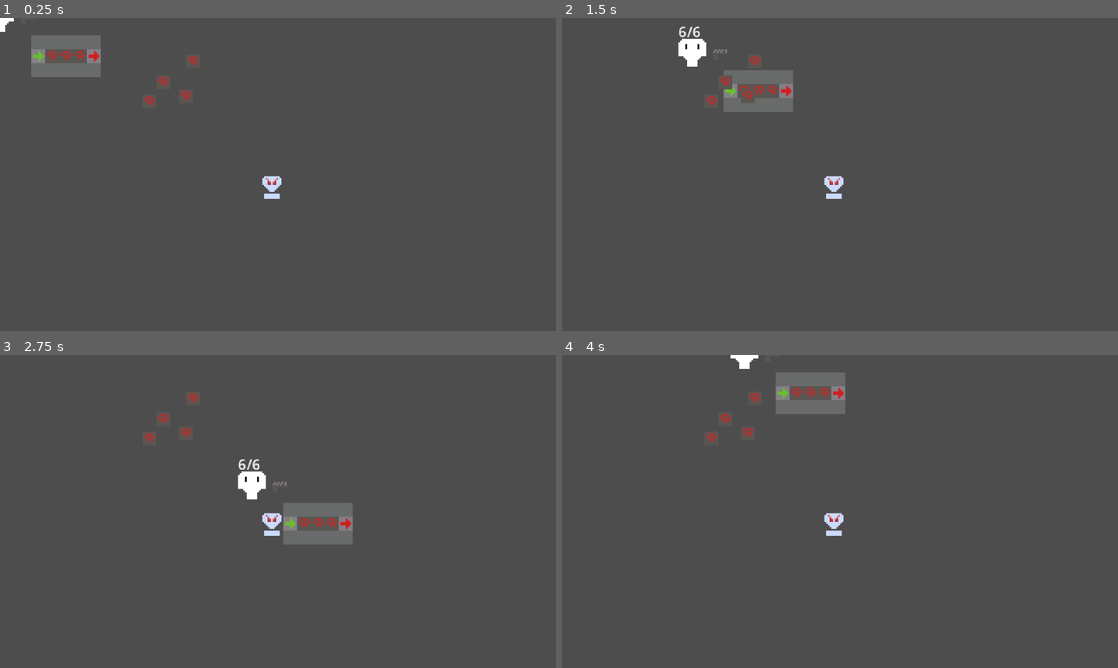
Above: before the commit, frames 1-4 (two rows, left to right).
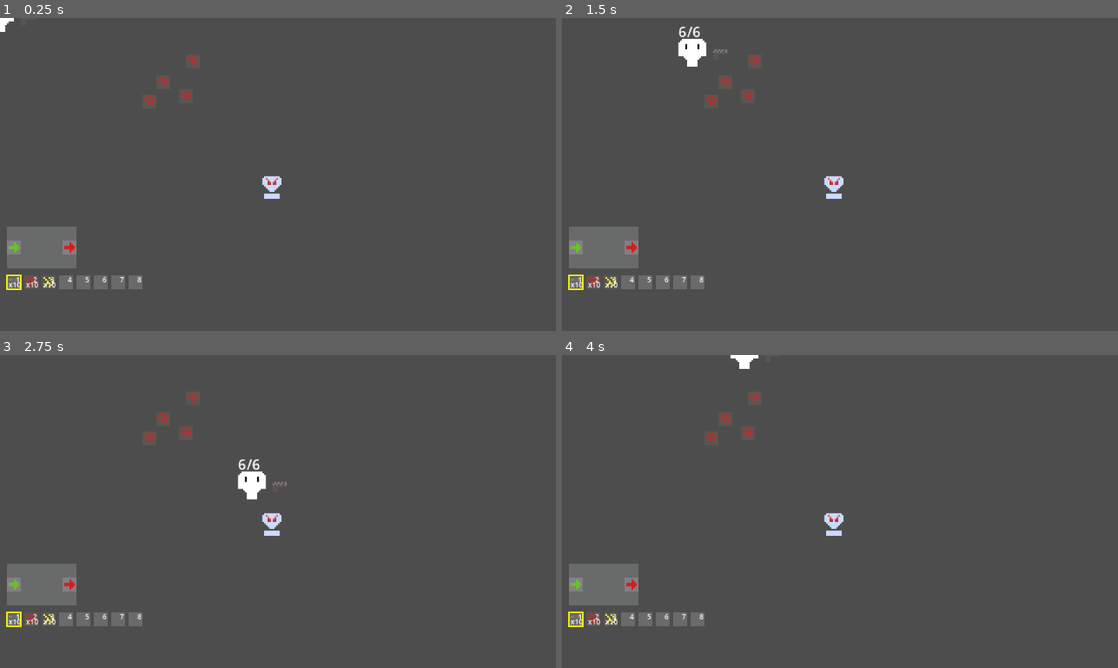
Above: after the commit, the same moments.

Repository: Kimbix/gun-factory-game
Game: Godot game, scene res://main.tscn
Same seed, same stepped clock (60 frames per second), same inputs: the game is played once before the commit and once after it.
Inputs (mouse positions are in pixels of both pictures, inside the frame that each line leads up to):
- Up to frame 1 (0.25 s): no input
- Up to frame 2 (1.5 s): tap Enter at 0.5 s; move the mouse to (962, 158) at 0.52 s; hold D (move_right) 0.53-1.28 s; tap 1 at 0.6 s; tap 2 at 0.8, 1.35 s; move the mouse to (728, 190) at 1.27 s; hold S (move_down) from 1.28 s (still down)
- Up to frame 3 (2.75 s): tap 3 at 1.55, 2.1 s; move the mouse to (333, 442) at 2.02 s; release S (move_down) at 2.03 s; hold D (move_right) from 2.03 s (still down); tap 4 at 2.3 s
- Up to frame 4 (4 s): move the mouse to (812, 574) at 2.77 s; release D (move_right) at 2.78 s; hold W (move_up) 2.78-3.53 s; tap 4 at 2.85 s; tap 5 at 3.05, 3.6 s; move the mouse to (1006, 558) at 3.52 s; hold A (move_left) from 3.53 s (still down); tap 6 at 3.8 s

The runs differ from the first frame. In frame 1, 3.9% of the frame differs, in the area x 1-26%, y 5-87%; in frame 2, 3.8%; in frame 3, 3.9%; in frame 4, 3.9%.

Commit message:
Factory editing: keyboard-driven grid editor, inventory HUD, rotation
- Edit mode (F2): arrow keys move cursor, 1-8 select slot
- R cycles preview rotation, Enter places, Backspace removes
- Ghost preview at cursor with dark semi-transparency and rotation
- Grid starts empty (only input/output ports), player builds from inventory
- Player starts with 10x conveyor, 10x damage, 10x speed
- Overlay moved to CanvasLayer (screen-fixed, bottom-left)
- Inventory slots shown with sprites, slot numbers (top-right),
  amount xN (bottom-right), font_size=4, gap=2px
- Fixed: Inventory init before Gun._ready(), no draw_set_modulate

Diff:
--- a/scripts/factory/grid_viewer.gd
+++ b/scripts/factory/grid_viewer.gd
@@ -6,6 +6,11 @@
 ## smooth between cells; `bind(grid)` after placement; `mark_dirty()` after layout changes.
 
 var grid: Grid
+var cursor_cell: Vector2i = Vector2i(-1, -1)
+var inventory: Inventory
+var selected_slot: int = 0
+var preview_rotation: int = 0
+var inventory_y: int = 28
 
 var _empty_sprite: Texture2D
 var _interp_t: float = 1.0
@@ -48,6 +53,45 @@
 			_draw_item(comp, _interp_t)
 	for entry in _port_cells:
 		_draw_sprite(entry[&"tex"], entry[&"cell"], entry[&"rot"])
+	if cursor_cell.x >= 0 and grid != null and grid.has_cell(cursor_cell):
+		var pos := Vector2(cursor_cell) * Grid.CELL_SIZE
+		draw_rect(Rect2(pos, Vector2.ONE * Grid.CELL_SIZE), Color(1, 1, 1, 0.3), true)
+		draw_rect(Rect2(pos, Vector2.ONE * Grid.CELL_SIZE), Color.WHITE, false, 1.0)
+		if grid.is_empty(cursor_cell) and inventory != null:
+			var slot := inventory.get_slot(selected_slot)
+			if slot != null and not slot.is_empty() and slot.component_type.sprite != null:
+				var tex := slot.component_type.sprite
+				var cell := Vector2.ONE * Grid.CELL_SIZE
+				if preview_rotation == 0:
+					draw_texture_rect(tex, Rect2(pos, cell), false, Color(0.6, 0.6, 0.6, 0.6))
+				else:
+					var center := pos + cell / 2.0
+					var half := cell / 2.0
+					draw_set_transform(center, preview_rotation * (PI / 2.0))
+					draw_texture_rect(tex, Rect2(-half, cell), false, Color(0.6, 0.6, 0.6, 0.6))
+					draw_set_transform(Vector2.ZERO, 0.0)
+	if inventory == null:
+		return
+	var slot_pos := Vector2(0, inventory_y)
+	var slot_size := Vector2.ONE * Grid.CELL_SIZE
+	var font := ThemeDB.fallback_font
+	var font_size := 4
+	var gap := 2
+	for i in Inventory.MAX_SLOTS:
+		var rect := Rect2(slot_pos + Vector2(i * (Grid.CELL_SIZE + gap), 0), slot_size)
+		var slot := inventory.get_slot(i)
+		if slot.is_empty():
+			draw_texture(_empty_sprite, rect.position)
+		else:
+			draw_texture(slot.component_type.sprite, rect.position)
+			var amt := "x%d" % slot.count
+			var amt_w := font.get_string_size(amt, HORIZONTAL_ALIGNMENT_LEFT, -1, font_size).x
+			draw_string(font, rect.position + Vector2(slot_size.x - amt_w, slot_size.y - 1), amt, HORIZONTAL_ALIGNMENT_LEFT, -1, font_size)
+		var num := str(i + 1)
+		var num_w := font.get_string_size(num, HORIZONTAL_ALIGNMENT_LEFT, -1, font_size).x
+		draw_string(font, rect.position + Vector2(slot_size.x - num_w, font_size), num, HORIZONTAL_ALIGNMENT_LEFT, -1, font_size)
+		if i == selected_slot:
+			draw_rect(rect, Color.YELLOW, false, 1.0)
 
 
 ## Rebuilds the cached draw layers from `grid`. Call after any placement/removal.
--- a/scripts/player/player.gd
+++ b/scripts/player/player.gd
@@ -4,12 +4,21 @@
 
 @export var speed: float = 100.0
 
-var inventory: Inventory
+var inventory: Inventory = Inventory.new()
 var _interact_area: Area2D
+
+const STARTING_ITEMS := {
+	"res://assets/components/conveyor.tres": 10,
+	"res://assets/components/damage_processor.tres": 10,
+	"res://assets/components/speed_processor.tres": 10,
+}
 
 
 func _ready() -> void:
-	inventory = Inventory.new()
+	for path in STARTING_ITEMS:
+		var type := load(path) as ComponentType
+		if type != null:
+			inventory.add_item(type, STARTING_ITEMS[path])
 
 	_interact_area = Area2D.new()
 	_interact_area.collision_mask = 8
--- a/scripts/weapons/gun.gd
+++ b/scripts/weapons/gun.gd
@@ -47,6 +47,11 @@
 var overlay_viewer: GridViewer
 var _ammo_label: Label
 
+var edit_mode: bool = false
+var cursor_cell: Vector2i = Vector2i.ZERO
+var selected_slot: int = 0
+var preview_rotation: int = 0
+
 var _timer: float = 0.0
 var _fire_queue: Array[Item] = []
 var _fire_timer: float = 0.0
@@ -63,14 +68,15 @@
 	var mid_y: int = int(grid_height / 2.0)
 	grid.place(Component.new(input_port_type), Vector2i(0, mid_y), 0)
 	grid.place(Component.new(output_port_type), Vector2i(grid_width - 1, mid_y), 0)
-	grid.place(Component.new(damage_processor_type), Vector2i(1, mid_y), 0)
-	grid.place(Component.new(damage_processor_type), Vector2i(2, mid_y), 0)
-	grid.place(Component.new(damage_processor_type), Vector2i(3, mid_y), 0)
 
 	overlay_viewer = GridViewer.new()
-	overlay_viewer.position = Vector2(10, 10)
-	add_child(overlay_viewer)
+	overlay_viewer.position = Vector2(4, 120)
+	overlay_viewer.inventory_y = grid_height * Grid.CELL_SIZE + 4
 	overlay_viewer.bind(grid)
+	var player := get_parent() as Player
+	if player != null and player.inventory != null:
+		overlay_viewer.inventory = player.inventory
+	_add_overlay_to_scene.call_deferred()
 
 	_ammo_label = Label.new()
 	_ammo_label.position = Vector2(-16, -18)
@@ -104,6 +110,13 @@
 	_update_ammo_label()
 
 
+func _add_overlay_to_scene() -> void:
+	var cl := CanvasLayer.new()
+	cl.add_child(overlay_viewer)
+	get_tree().current_scene.add_child(cl)
+	tree_exiting.connect(func(): cl.queue_free())
+
+
 func _fill_input_chamber() -> void:
 	input_chamber.clear()
 	var base_stats := {
@@ -118,8 +131,80 @@
 func _unhandled_input(event: InputEvent) -> void:
 	if event.is_action_pressed(&"fire"):
 		try_fire()
-	if event is InputEventKey and event.pressed and event.keycode == KEY_F1:
-		overlay_viewer.visible = not overlay_viewer.visible
+	if not (event is InputEventKey and event.pressed):
+		return
+	match event.keycode:
+		KEY_F1:
+			overlay_viewer.visible = not overlay_viewer.visible
+		KEY_F2:
+			edit_mode = not edit_mode
+			if not edit_mode:
+				overlay_viewer.cursor_cell = Vector2i(-1, -1)
+				overlay_viewer.queue_redraw()
+			else:
+				preview_rotation = 0
+				overlay_viewer.cursor_cell = cursor_cell
+				overlay_viewer.queue_redraw()
+		_:
+			if not edit_mode:
+				return
+			_handle_edit_input(event)
+
+
+func _handle_edit_input(event: InputEventKey) -> void:
+	match event.keycode:
+		KEY_UP:
+			cursor_cell.y = maxi(cursor_cell.y - 1, 0)
+		KEY_DOWN:
+			cursor_cell.y = mini(cursor_cell.y + 1, grid_height - 1)
+		KEY_LEFT:
+			cursor_cell.x = maxi(cursor_cell.x - 1, 0)
+		KEY_RIGHT:
+			cursor_cell.x = mini(cursor_cell.x + 1, grid_width - 1)
+		KEY_1, KEY_2, KEY_3, KEY_4, KEY_5, KEY_6, KEY_7, KEY_8:
+			selected_slot = event.keycode - KEY_1
+		KEY_R:
+			preview_rotation = (preview_rotation + 1) % 4
+		KEY_ENTER, KEY_KP_ENTER:
+			_place_at_cursor()
+		KEY_BACKSPACE, KEY_DELETE:
+			_remove_at_cursor()
+		_:
+			return
+	overlay_viewer.cursor_cell = cursor_cell
+	overlay_viewer.selected_slot = selected_slot
+	overlay_viewer.preview_rotation = preview_rotation
+	overlay_viewer.queue_redraw()
+
+
+func _place_at_cursor() -> void:
+	var player := get_parent() as Player
+	if player == null or player.inventory == null:
+		return
+	var slot := player.inventory.get_slot(selected_slot)
+	if slot == null or slot.is_empty():
+		return
+	if not grid.is_empty(cursor_cell):
+		return
+	var comp := Component.new(slot.component_type)
+	if not grid.place(comp, cursor_cell, preview_rotation):
+		return
+	player.inventory.remove_item(slot.component_type, 1)
+	overlay_viewer.mark_dirty()
+
+
+func _remove_at_cursor() -> void:
+	var player := get_parent() as Player
+	if player == null or player.inventory == null:
+		return
+	var comp := grid.component_at(cursor_cell)
+	if comp == null or comp.type == null:
+		return
+	if comp.type.fixed:
+		return
+	grid.remove(comp)
+	player.inventory.add_item(comp.type, 1)
+	overlay_viewer.mark_dirty()
 
 
 ## Pre-tick: pull one item from input_chamber into the input port's facing neighbor,
